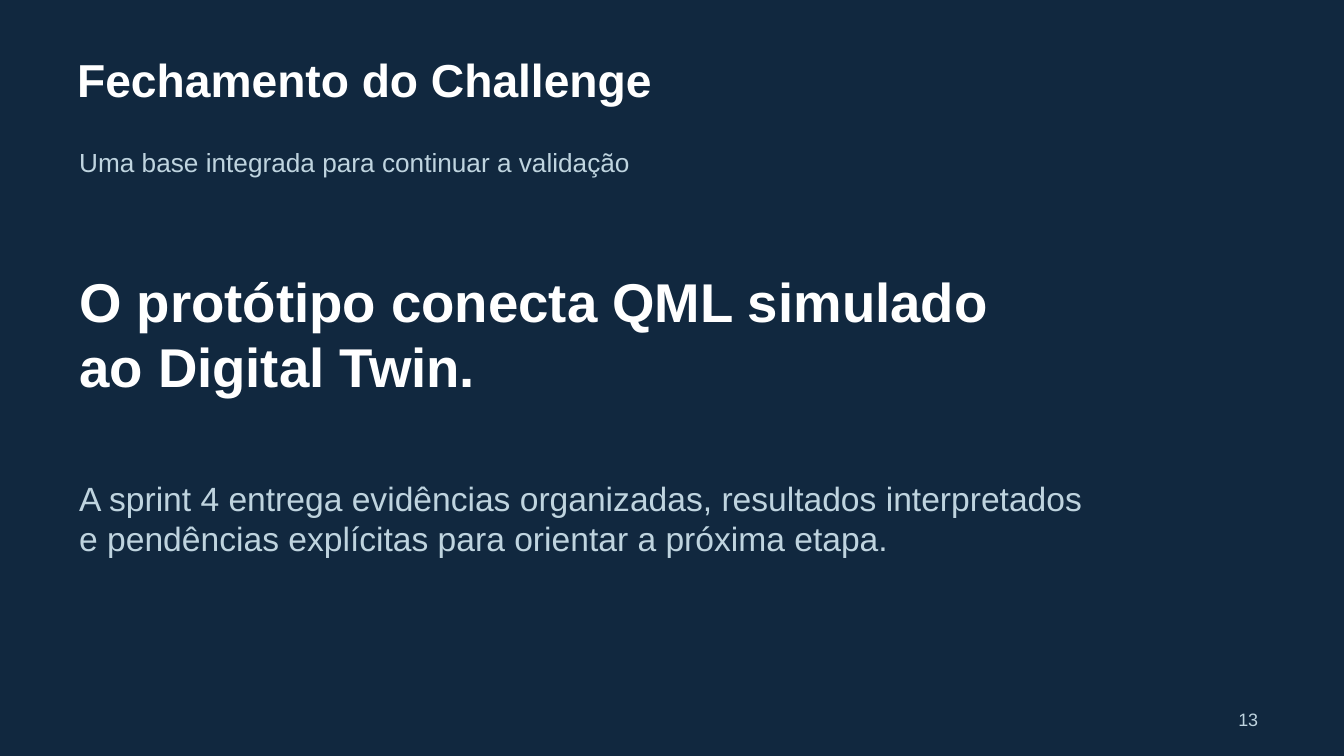
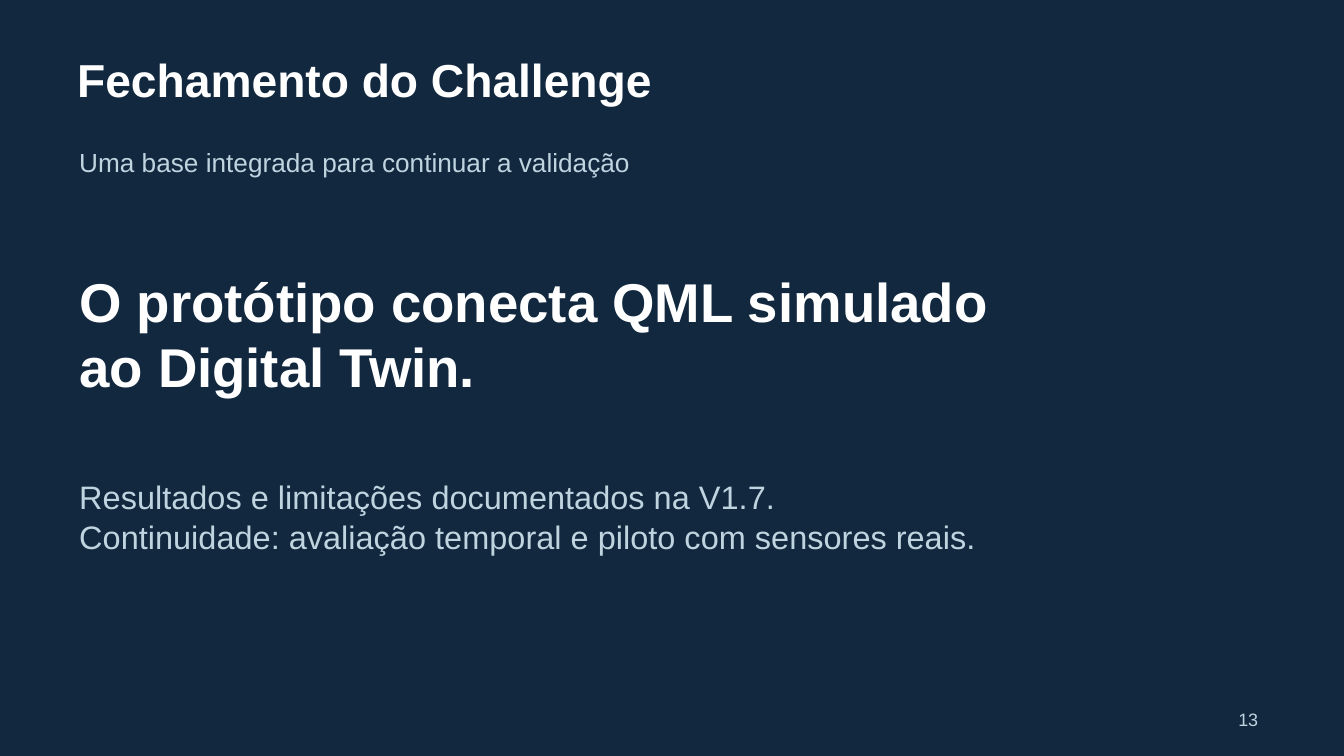
Before and after one commit to viniciusadrian1/CS4Quantica, a slide deck: slide 13 of docs/sprint4/entrega/Apresentacao_Final_FORZY_Sprint4.pptx. Drawn at 1344x756 pixels with LibreOffice and Linux fonts; fonts in the diff are those of the drawing. Boxes give left, top, right and bottom in pixels: in the first picture for what was removed or moved away, otherwise in the second. Text is boxed around its words. In the diff, an @@ line names an element or a change of style, - is before the commit and + after.

Commit message:
Revisa fechamento documental e apresentação da Sprint 4

```diff
--- a/docs/sprint4/entrega/Apresentacao_Final_FORZY_Sprint4.pptx
+++ b/docs/sprint4/entrega/Apresentacao_Final_FORZY_Sprint4.pptx
@@ text at box(79, 485, 975, 555): text changed; size 24 to 23.2 pt @@
-A sprint 4 entrega evidências organizadas, resultados interpretados
-e pendências explícitas para orientar a próxima etapa.
+Resultados e limitações documentados na V1.7.
+Continuidade: avaliação temporal e piloto com sensores reais.
```
Also in this commit, not shown: 7 other slides changed, 12 other files.
